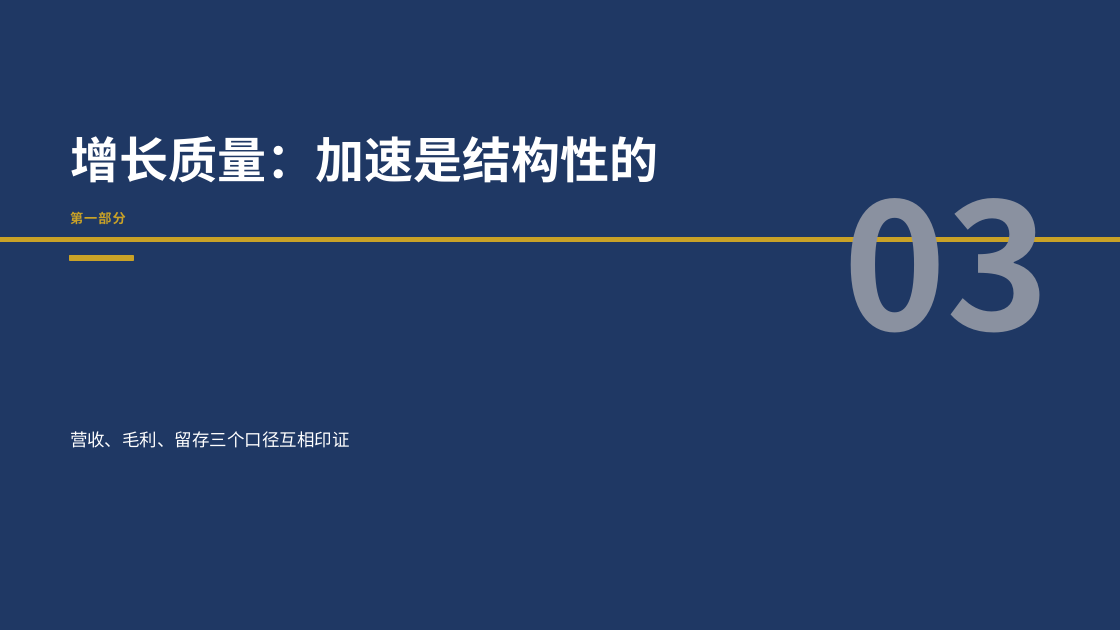
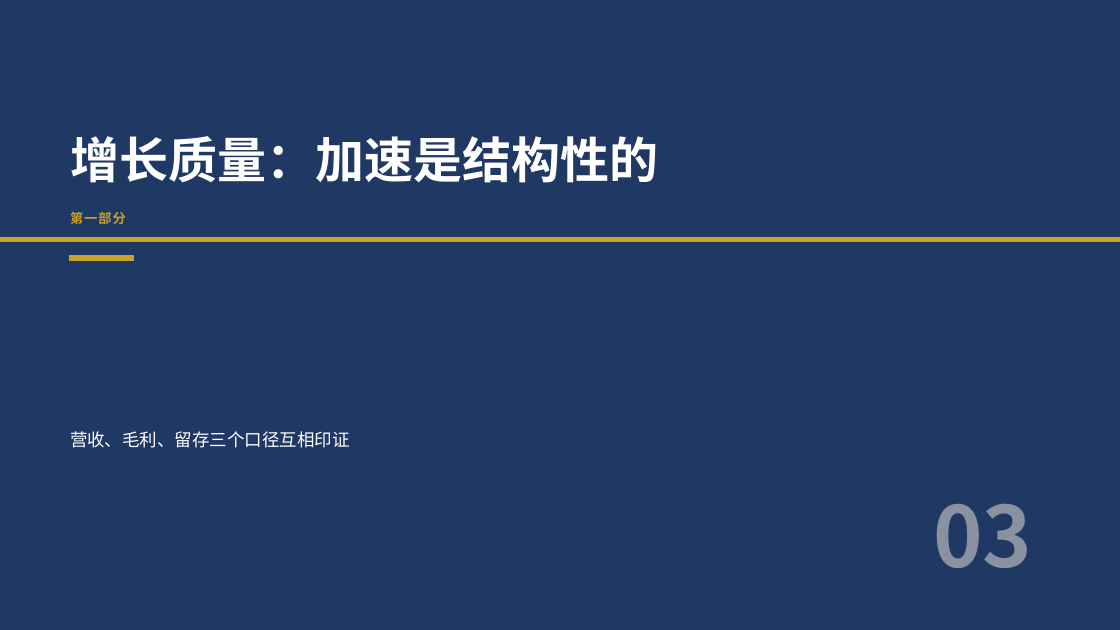
Before and after one commit to xzhengyu007-lang/ai-ppt, a slide deck: slide 3 of docs/examples/01-商务汇报.pptx. Drawn at 1120x630 pixels with LibreOffice and Linux fonts; fonts in the diff are those of the drawing. Boxes give left, top, right and bottom in pixels: in the first picture for what was removed or moved away, otherwise in the second. Text is boxed around its words. In the diff, an @@ line names an element or a change of style, - is before the commit and + after.

```diff
--- a/docs/examples/01-商务汇报.pptx
+++ b/docs/examples/01-商务汇报.pptx
@@ text "03": place and size @@
-text "03" at (843, 198, 1050, 333)
+text "03" at (933, 504, 1032, 568)
@@ text "03" at (933, 504, 1032, 568): size 150 to 72 pt; line spacing 150pt to 72pt @@
```
Also in this commit, not shown: 8 other slides changed, 5 other files.
